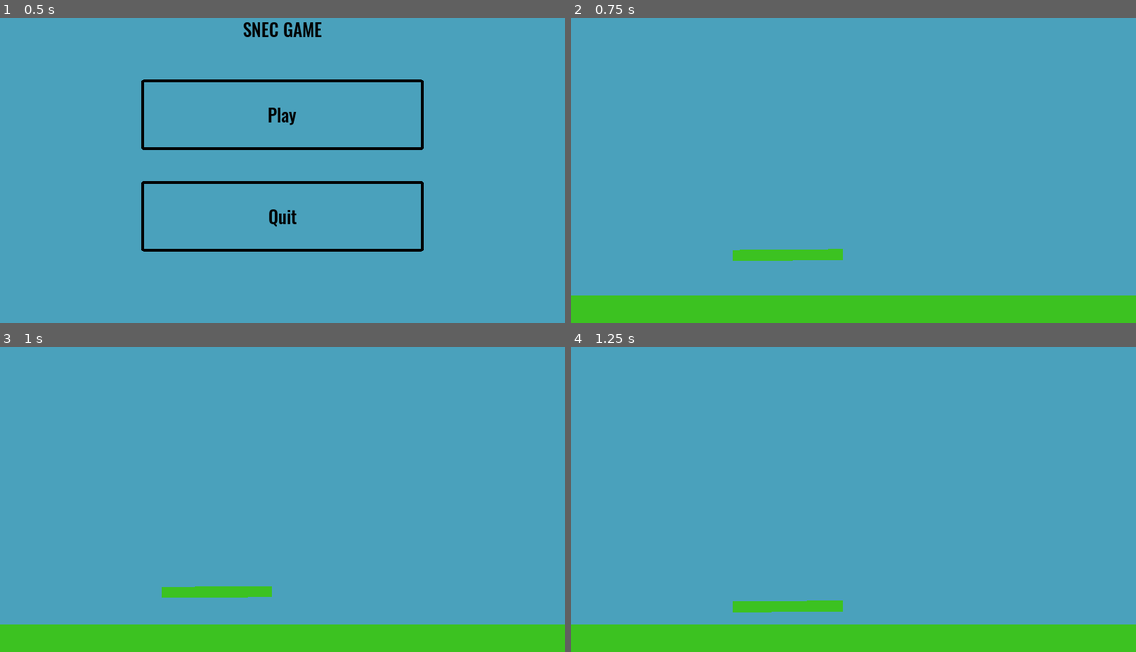
Above: before the commit, frames 1-4 (two rows, left to right).
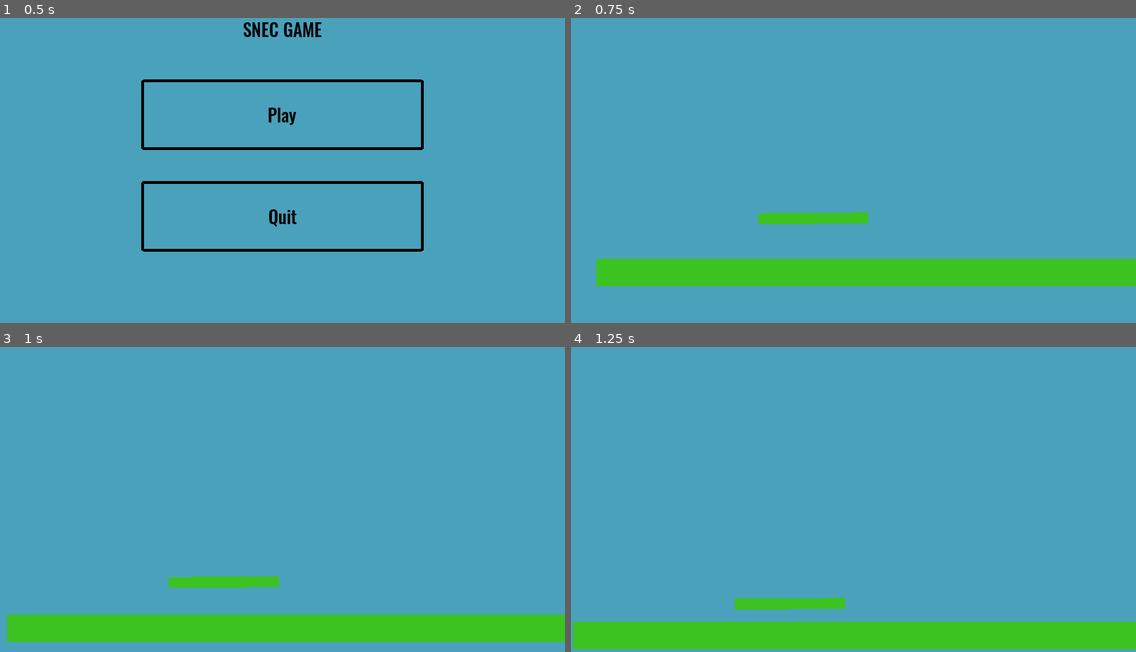
Above: after the commit, the same moments.

Repository: taylorhansen/snek-game
Game: Godot game, scene res://menus/MainMenu.tscn
Two runs of this game, one before a commit and one after it. Both use one fixed random seed, a clock stepped at 60 frames per second and the inputs below. Sound files missing from this copy of the repository are replaced by a short silence.
Inputs:
- Up to frame 1 (0.5 s): no input
- Up to frame 2 (0.75 s): click "Play" at 0.5 s
- Up to frame 3 (1 s): no input
- Up to frame 4 (1.25 s): no input

Frame 1 is identical in both runs. In frame 2, 19% of the frame differs, in the area x 0-100%, y 63-100%; in frame 3, 7.8%; in frame 4, 2.2%.

Commit message:
Add right barrier

Diff:
--- a/snake/Snake.tscn
+++ b/snake/Snake.tscn
@@ -18,7 +18,9 @@
 [node name="Camera2D" type="Camera2D" parent="SnakeSegment3"]
 current = true
 limit_left = 0
+limit_right = 4096
 limit_bottom = 600
+limit_smoothed = true
 smoothing_enabled = true
 drag_margin_left = 0.5
 drag_margin_top = 0.5
--- a/world/World.tscn
+++ b/world/World.tscn
@@ -37,14 +37,24 @@
 color = Color( 0.239216, 0.764706, 0.133333, 1 )
 polygon = PoolVector2Array( -2048, 25, -2048, -25, 2048, -25, 2048, 25 )
 
-[node name="InvisibleBarrier" type="StaticBody2D" parent="."]
+[node name="LeftBarrier" type="StaticBody2D" parent="."]
 editor/display_folded = true
 position = Vector2( 0, -424 )
 __meta__ = {
 "_edit_group_": true
 }
 
-[node name="CollisionShape2D" type="CollisionShape2D" parent="InvisibleBarrier"]
+[node name="CollisionShape2D" type="CollisionShape2D" parent="LeftBarrier"]
+shape = SubResource( 2 )
+
+[node name="RightBarrier" type="StaticBody2D" parent="."]
+editor/display_folded = true
+position = Vector2( 4096, -424 )
+__meta__ = {
+"_edit_group_": true
+}
+
+[node name="CollisionShape2D" type="CollisionShape2D" parent="RightBarrier"]
 shape = SubResource( 2 )
 
 [node name="Tree" type="StaticBody2D" parent="." groups=[
